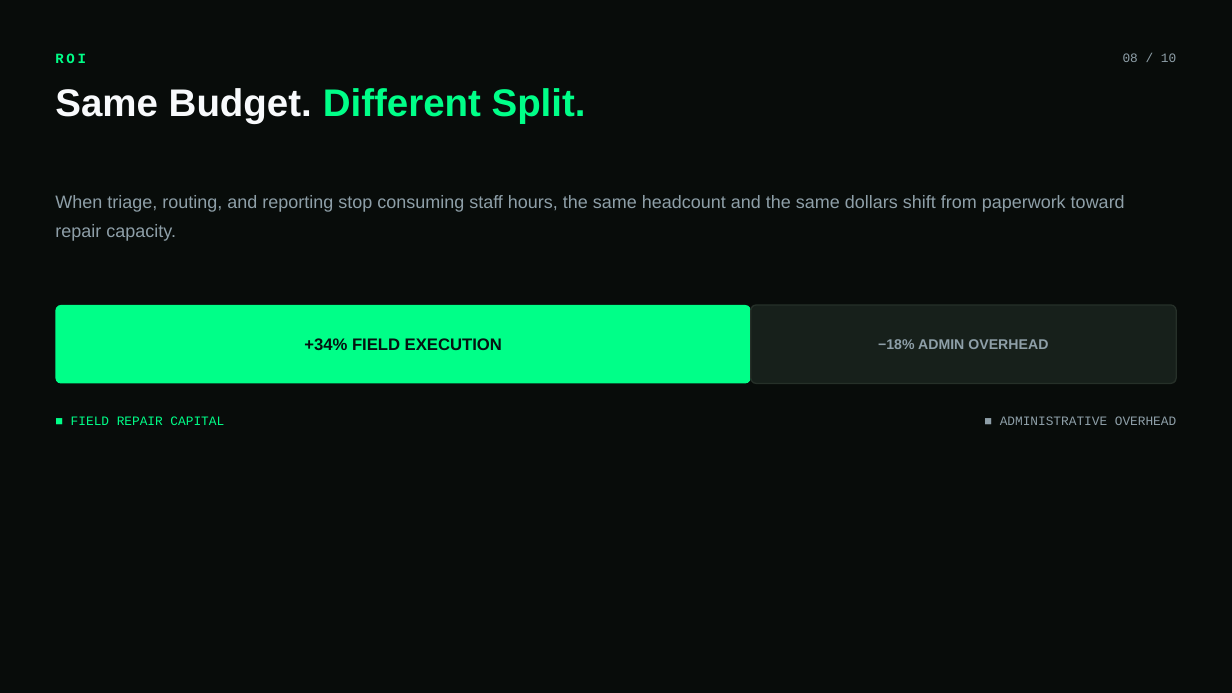
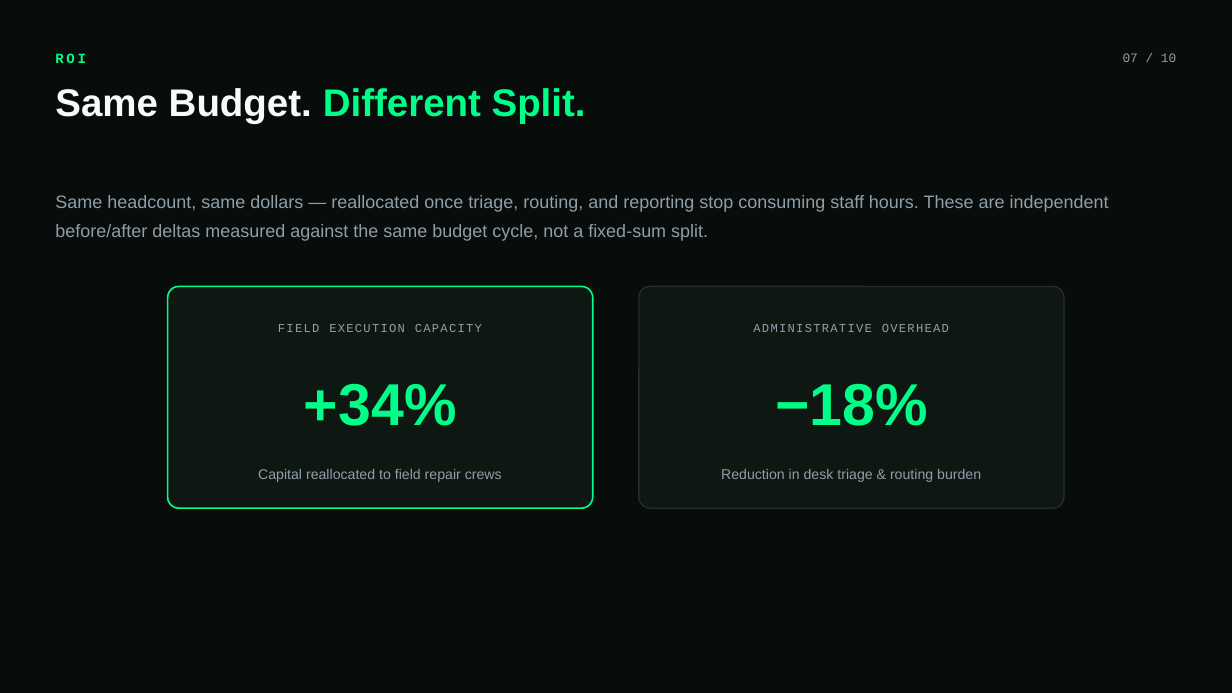
Before and after one commit to CITIXEN01/citixen-ux, a slide deck: slide 7 of CITIXEN_UX_Executive_Deck.pptx (slide 8 before the commit). Drawn at 1232x693 pixels with LibreOffice and Linux fonts; fonts in the diff are those of the drawing. Boxes give left, top, right and bottom in pixels: in the first picture for what was removed or moved away, otherwise in the second. Text is boxed around its words. In the diff, an @@ line names an element or a change of style, - is before the commit and + after.

```diff
--- a/CITIXEN_UX_Executive_Deck.pptx
+++ b/CITIXEN_UX_Executive_Deck.pptx
@@ text at (x1=1123, y1=53, x2=1176, y2=62): text changed @@
-08 / 10
+07 / 10
@@ text at (x1=55, y1=195, x2=1109, y2=241): text changed @@
-When triage, routing, and reporting stop consuming staff hours, the same headcount and the same dollars shift from paperwork toward repair capacity.
+Same headcount, same dollars — reallocated once triage, routing, and reporting stop consuming staff hours. These are independent before/after deltas measured against the same budget cycle, not a fixed-sum split.
@@ rounded rectangle resized from (x1=55, y1=305, x2=751, y2=384) to (x1=167, y1=287, x2=592, y2=508) @@
@@ rounded rectangle at (x1=167, y1=287, x2=592, y2=508): fill #00FF88 to #0F1713; outline none to #00FF88 1.25 pt; proportions changed @@
@@ rounded rectangle added at (x1=640, y1=287, x2=1065, y2=508), fill #0F1713, outline #263029 1 pt @@
@@ rounded rectangle removed at (x1=751, y1=305, x2=1177, y2=384) @@
@@ text at (x1=753, y1=324, x2=949, y2=332): text changed; size 10 to 9.5 pt @@
-■ ADMINISTRATIVE OVERHEAD
+ADMINISTRATIVE OVERHEAD
@@ text at (x1=304, y1=338, x2=502, y2=350): text changed; size 13 to 9.5 pt; font Arial to Courier New; text colour #051311 to #8E9FA8; bold off @@
-+34% FIELD EXECUTION
+FIELD EXECUTION CAPACITY
@@ text added at (x1=304, y1=383, x2=457, y2=426), 46 pt, text #00FF88, bold @@
++34%
@@ text at (x1=775, y1=383, x2=928, y2=426): text changed; size 11 to 46 pt; text colour #8E9FA8 to #00FF88 @@
-−18% ADMIN OVERHEAD
+−18%
@@ text removed at (x1=71, y1=416, x2=224, y2=425) @@
-■ FIELD REPAIR CAPITAL
@@ text added at (x1=258, y1=469, x2=502, y2=482), 11 pt, text #8E9FA8 @@
+Capital reallocated to field repair crews
@@ text added at (x1=721, y1=469, x2=981, y2=482), 11 pt, text #8E9FA8 @@
+Reduction in desk triage & routing burden
```
Also in this commit, not shown: 5 other slides changed, 2 slides added, 2 slides removed, 2 other files.
